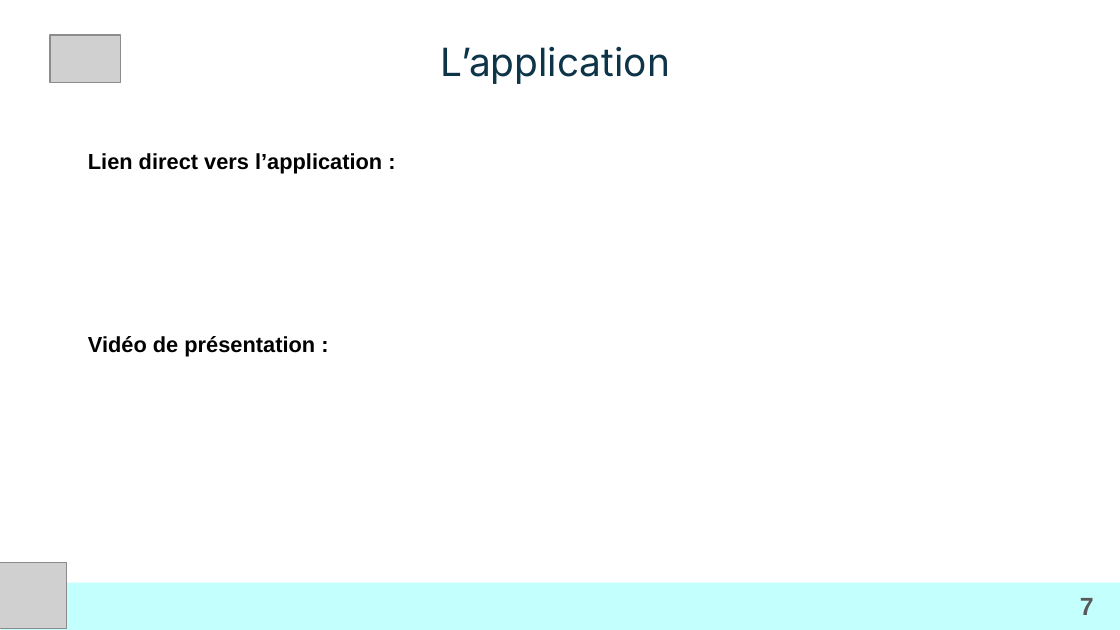
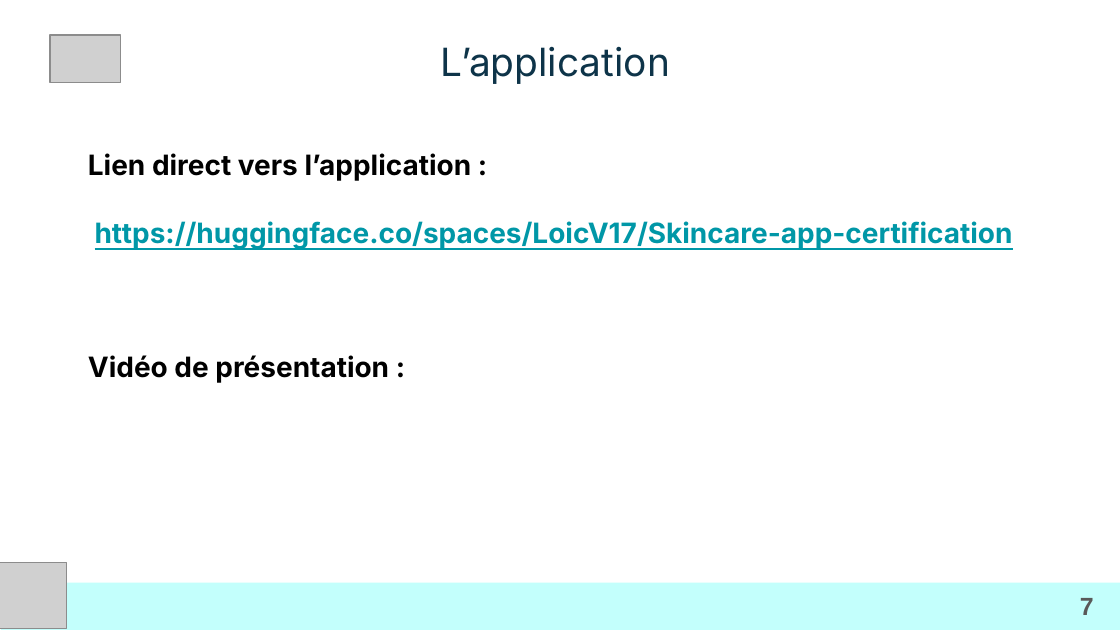
Before and after one commit to LoicV17/LoicValentini_Jedha_Certifications, a slide deck: slide 7 of CDSD_Concepteur_Developpeur_Sciences_Donnees/Presentations_certification/ppt_versions/Bloc6_CDSD_Loic_Valentini.pptx. Drawn at 1120x630 pixels with LibreOffice and Linux fonts; fonts in the diff are those of the drawing; grey boxes stand for pictures; background and template pictures are left out. Boxes give left, top, right and bottom in pixels: in the first picture for what was removed or moved away, otherwise in the second. Text is boxed around its words. In the diff, an @@ line names an element or a change of style, - is before the commit and + after.

Commit message:
update ppt

```diff
--- a/CDSD_Concepteur_Developpeur_Sciences_Donnees/Presentations_certification/ppt_versions/Bloc6_CDSD_Loic_Valentini.pptx
+++ b/CDSD_Concepteur_Developpeur_Sciences_Donnees/Presentations_certification/ppt_versions/Bloc6_CDSD_Loic_Valentini.pptx
@@ title at <box>88,153,1013,383</box>: text changed; size 14 to 18 pt; font Arial to Inter; text colour #000000 to #0097A7 @@
-Lien direct vers l’application :
-Vidéo de présentation :
+Lien direct vers l’application :
+https://huggingface.co/spaces/LoicV17/Skincare-app-certification
+Vidéo de présentation :
```
Also in this commit, not shown: 1 other file.
